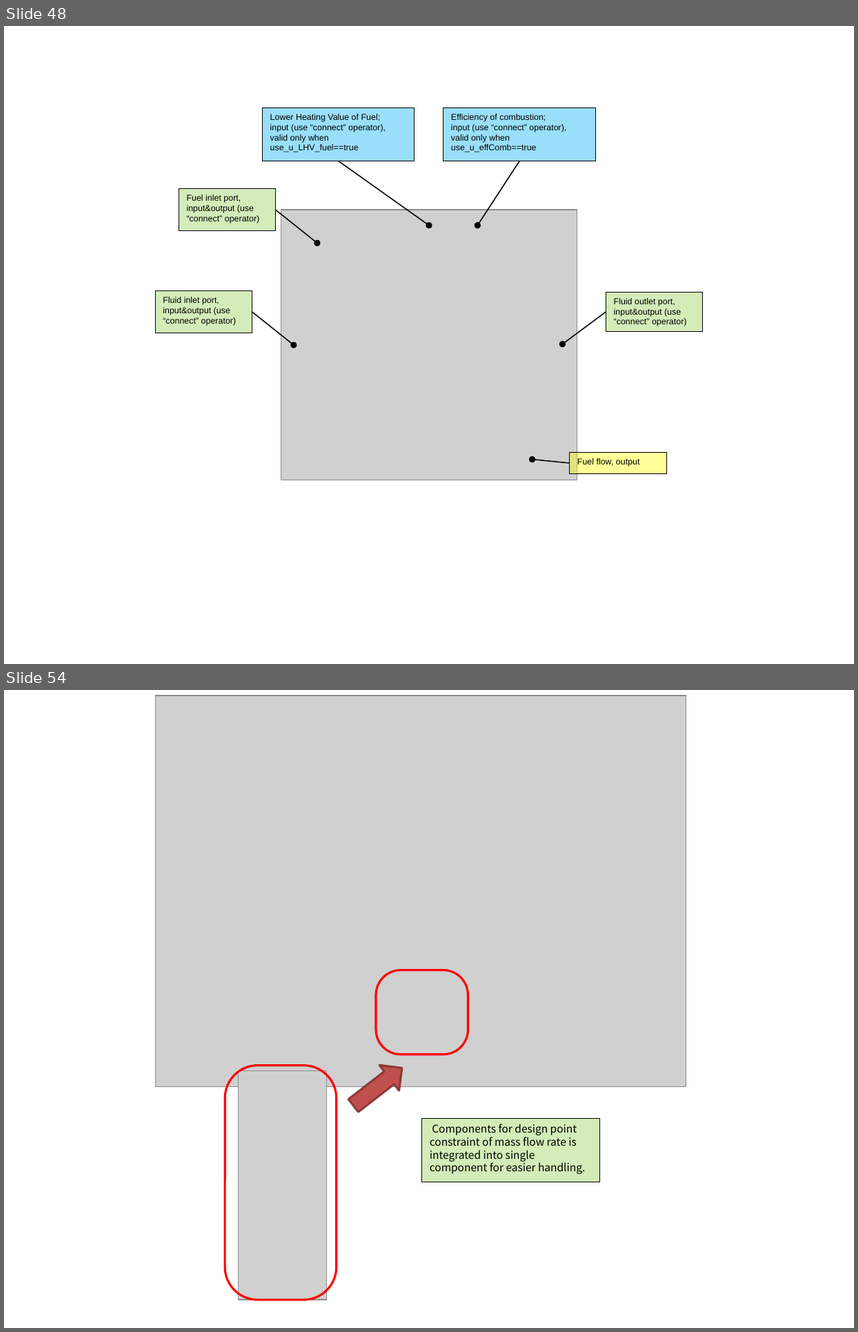
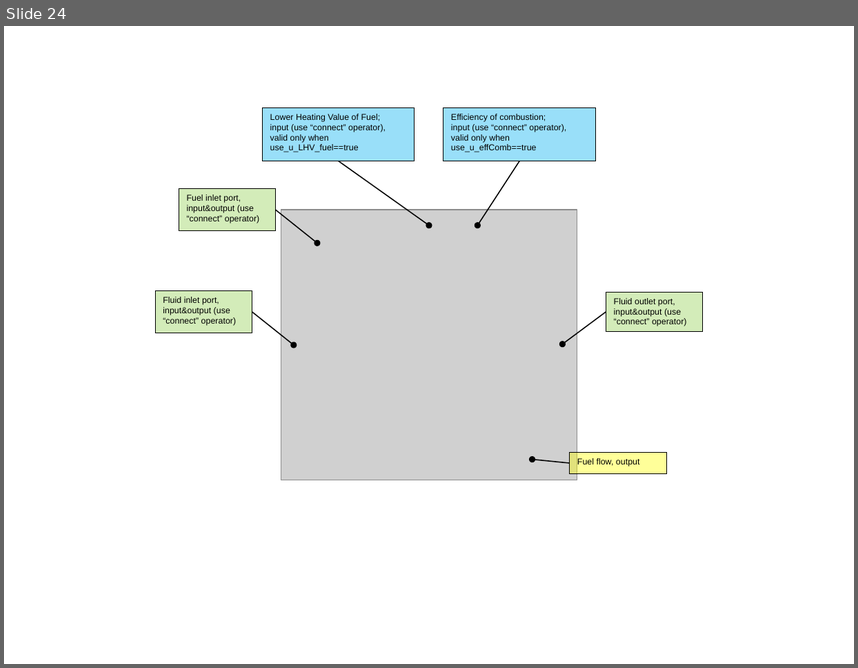
Before and after one commit to zeta-plusplus/PropulsionSystem, a slide deck: figs/makeFig.pptx. Shown one above the other, each under a label of ours: slides 48 and 54 before the commit, slide 24 after it; the slides between them are not shown. The pictures are 858x1332 and 858x668 pixels, drawn with LibreOffice and Linux fonts; fonts in the diff are those of the drawing; grey boxes stand for pictures. Boxes give left, top, right and bottom in pixels: in the first picture for what was removed or moved away, otherwise in the second. Text is boxed around its words. In the diff, an @@ line names an element or a change of style, - is before the commit and + after.

```diff
--- a/figs/makeFig.pptx
+++ b/figs/makeFig.pptx
@@ slide 54 removed at (4, 690, 854, 1328), background #FFFFFF @@
@@ picture removed at (155, 696, 686, 1087) @@
@@ rounded rectangle removed at (376, 970, 468, 1054) @@
@@ right arrow removed at (343, 1055, 412, 1118) @@
@@ rounded rectangle removed at (225, 1065, 337, 1299) @@
@@ picture removed at (239, 1071, 327, 1300) @@
@@ rectangle removed at (422, 1119, 600, 1182) @@
-Components for design point constraint of mass flow rate is integrated into single component for easier handling.
@@ what was slide 48 is now slide 24 @@
```
Also in this commit, not shown: 1 slide changed, 50 other slides removed, 13 other files.
